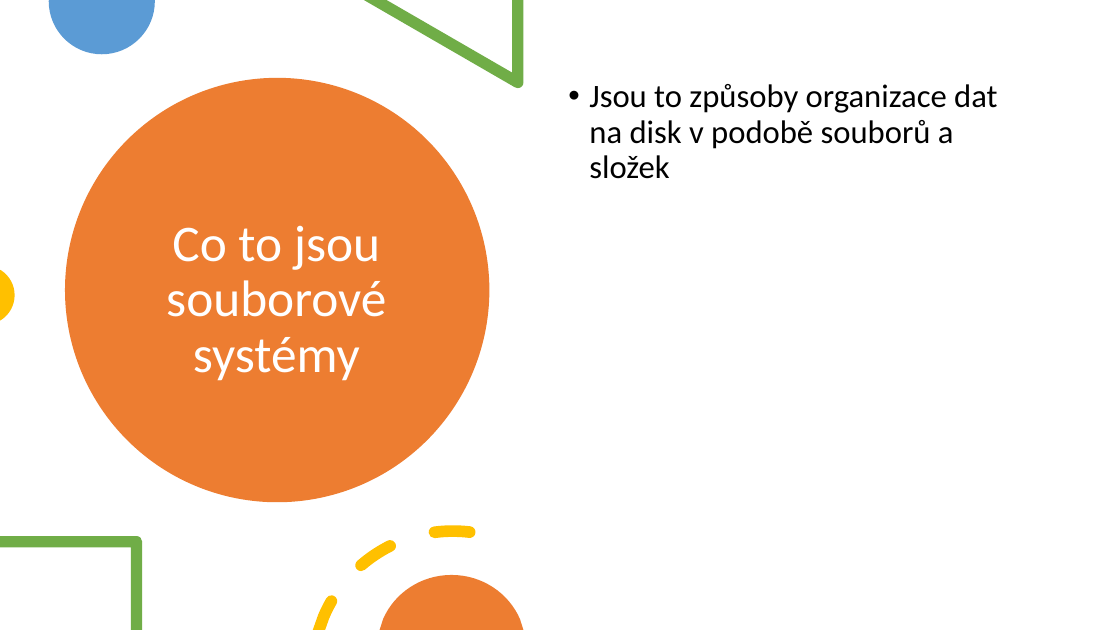
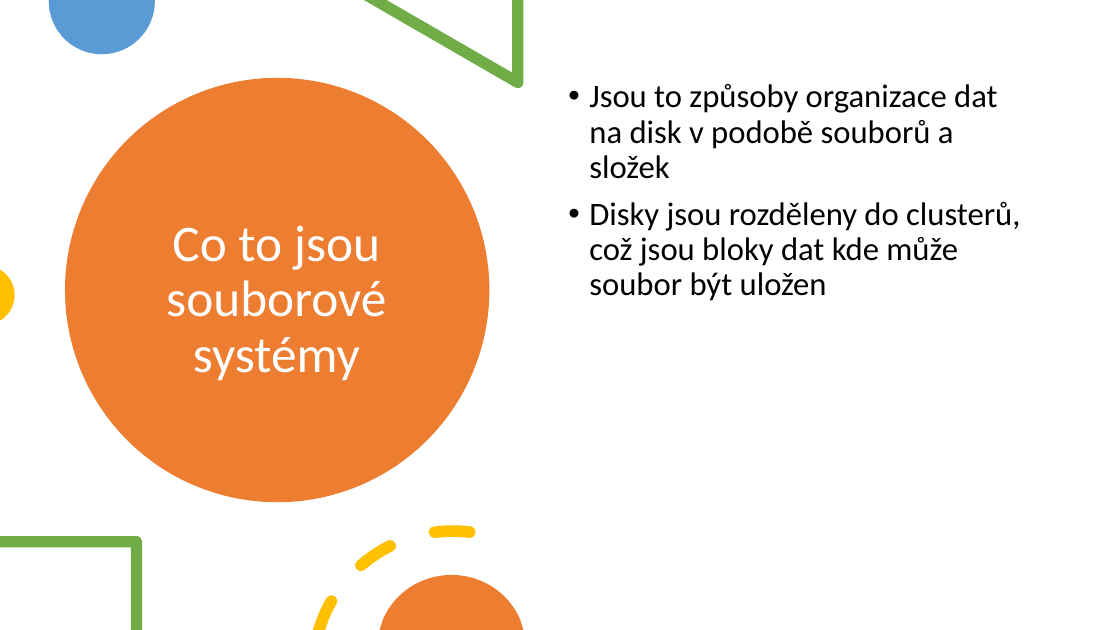
Before and after one commit to horvos/souborovesystemy, a slide deck: slide 2 of horvath.pptx. Drawn at 1120x630 pixels with LibreOffice and Linux fonts; fonts in the diff are those of the drawing. Boxes give left, top, right and bottom in pixels: in the first picture for what was removed or moved away, otherwise in the second. Text is boxed around its words. In the diff, an @@ line names an element or a change of style, - is before the commit and + after.

```diff
--- a/horvath.pptx
+++ b/horvath.pptx
@@ text at [589, 202, 1020, 301]: paragraph added @@
+• Disky jsou rozděleny do clusterů, což jsou bloky dat kde může soubor být uložen
```
Also in this commit, not shown: 3 other slides changed, 1 slide added.
